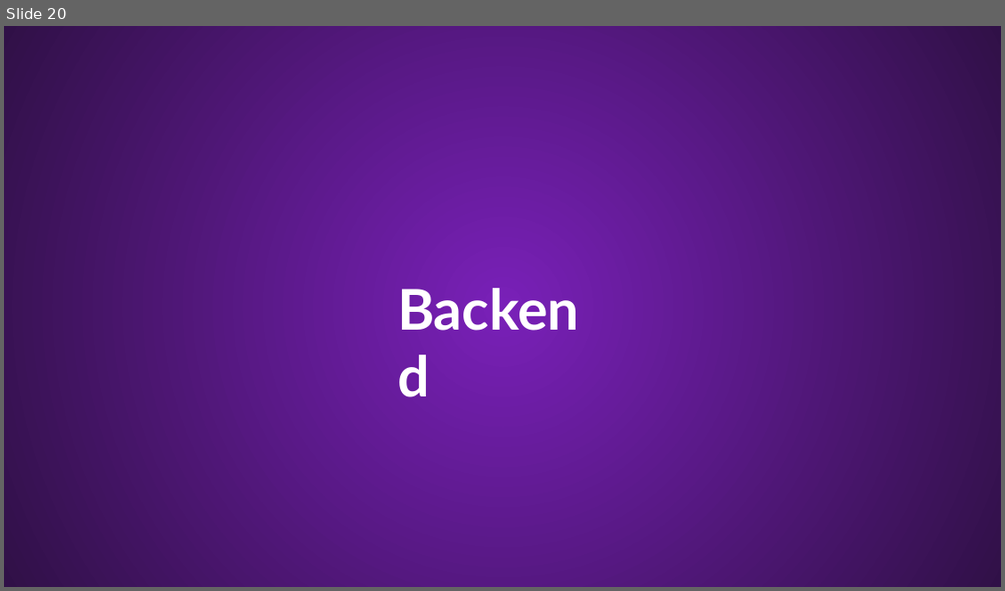
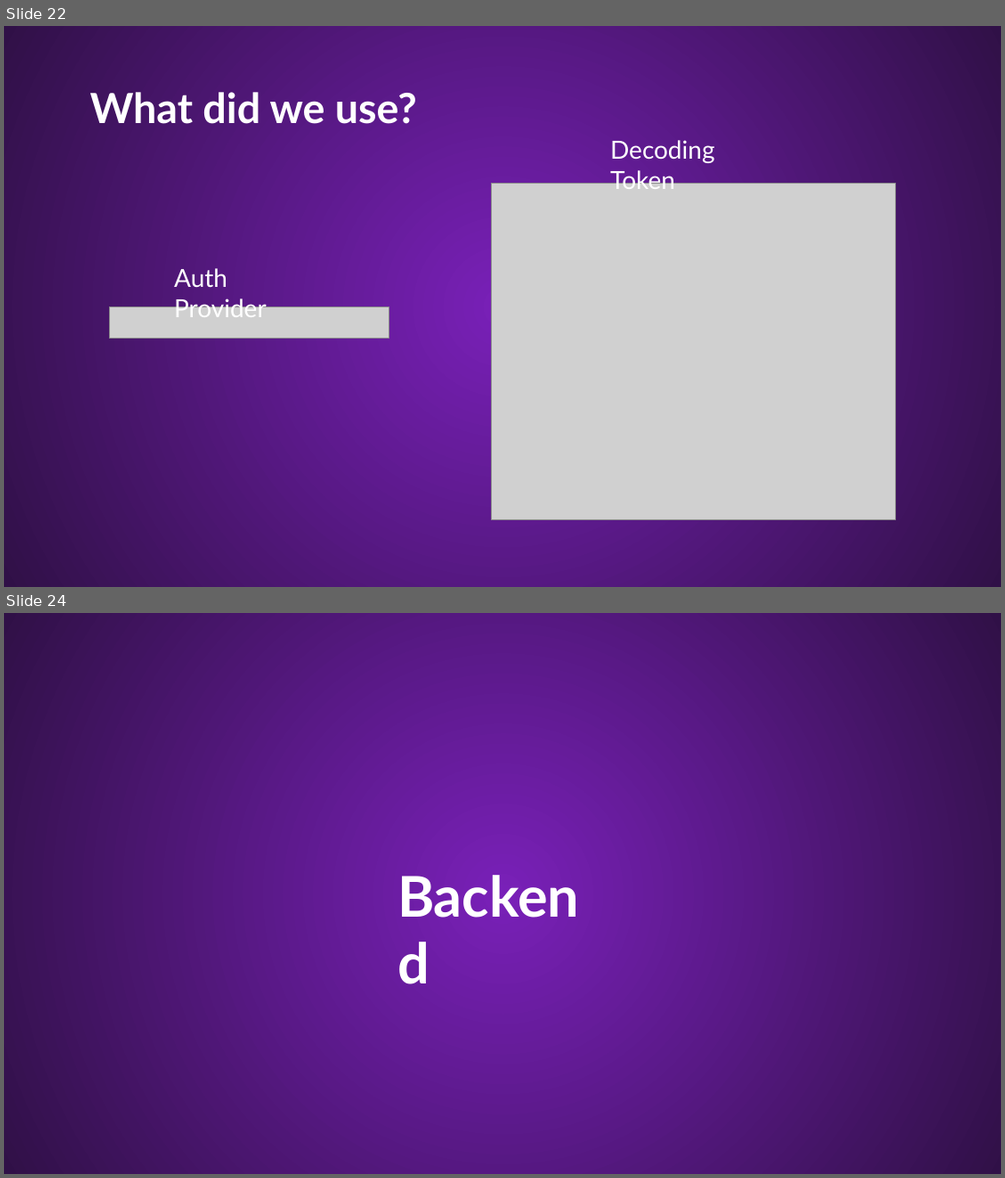
Before and after one commit to Palacsinta002/LMS, a slide deck: Presentation/LMS Presentation.pptx. Shown one above the other, each under a label of ours: slide 20 before the commit, slides 22 and 24 after it; the slides between them are not shown. The pictures are 1005x591 and 1005x1178 pixels, drawn with LibreOffice and Linux fonts; fonts in the diff are those of the drawing; grey boxes stand for pictures; background and template pictures are left out. Boxes give left, top, right and bottom in pixels: in the first picture for what was removed or moved away, otherwise in the second. Text is boxed around its words. In the diff, an @@ line names an element or a change of style, - is before the commit and + after.

```diff
--- a/Presentation/LMS Presentation.pptx
+++ b/Presentation/LMS Presentation.pptx
@@ slide 22 added at (4,26,1001,587), background #54167F; not listed: 1 template element that a slide beside it also shows @@
@@ text added at (90,92,417,124), 40 pt, text #FFFFFF, bold @@
+What did we use?
@@ text added at (610,140,714,189), 24 pt, text #FFFFFF @@
+Decoding Token
@@ picture added at (492,183,896,520) @@
@@ text added at (174,268,267,317), 24 pt, text #FFFFFF @@
+Auth Provider
@@ picture added at (110,306,389,338) @@
@@ what was slide 20 is now slide 24 @@
```
Also in this commit, not shown: 7 slides changed, 4 other slides added, 1 slide removed.
